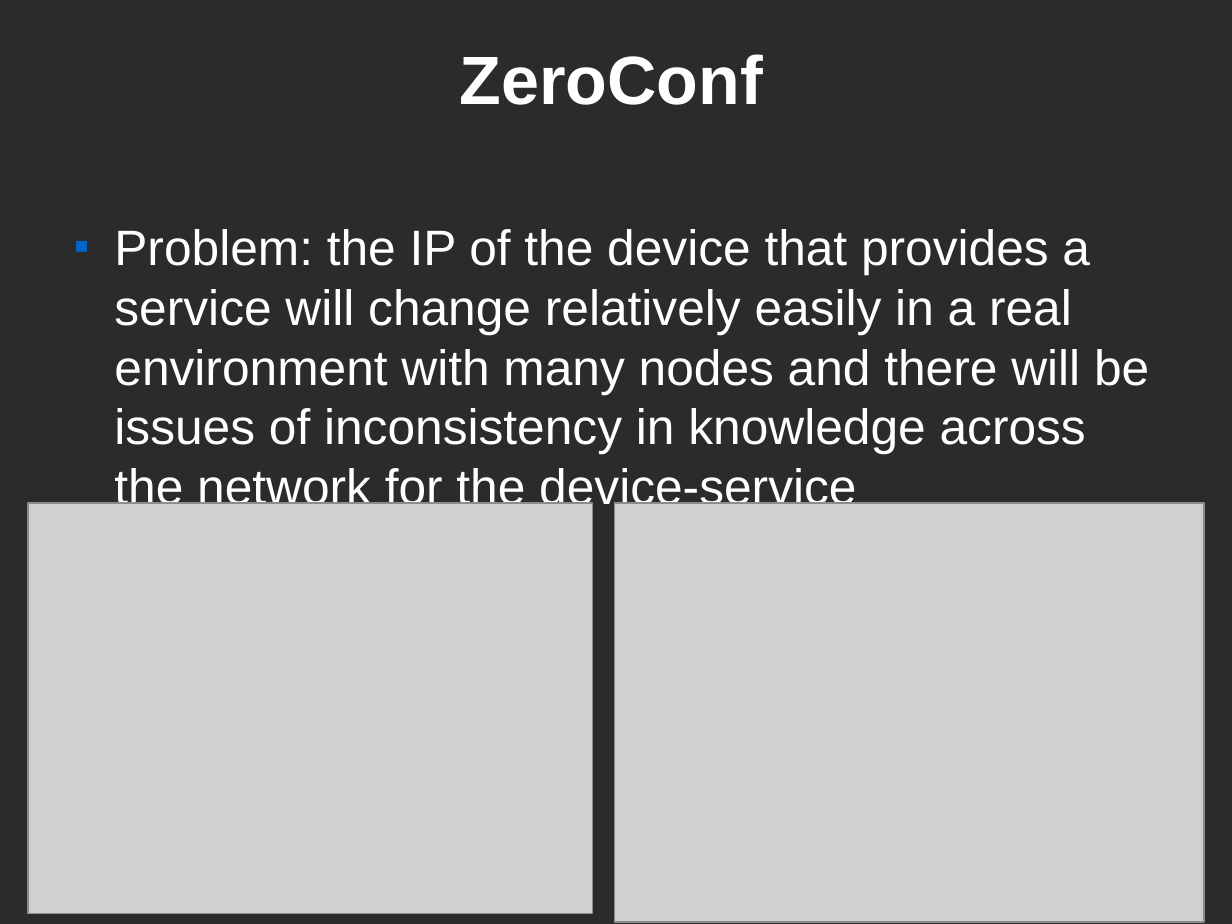
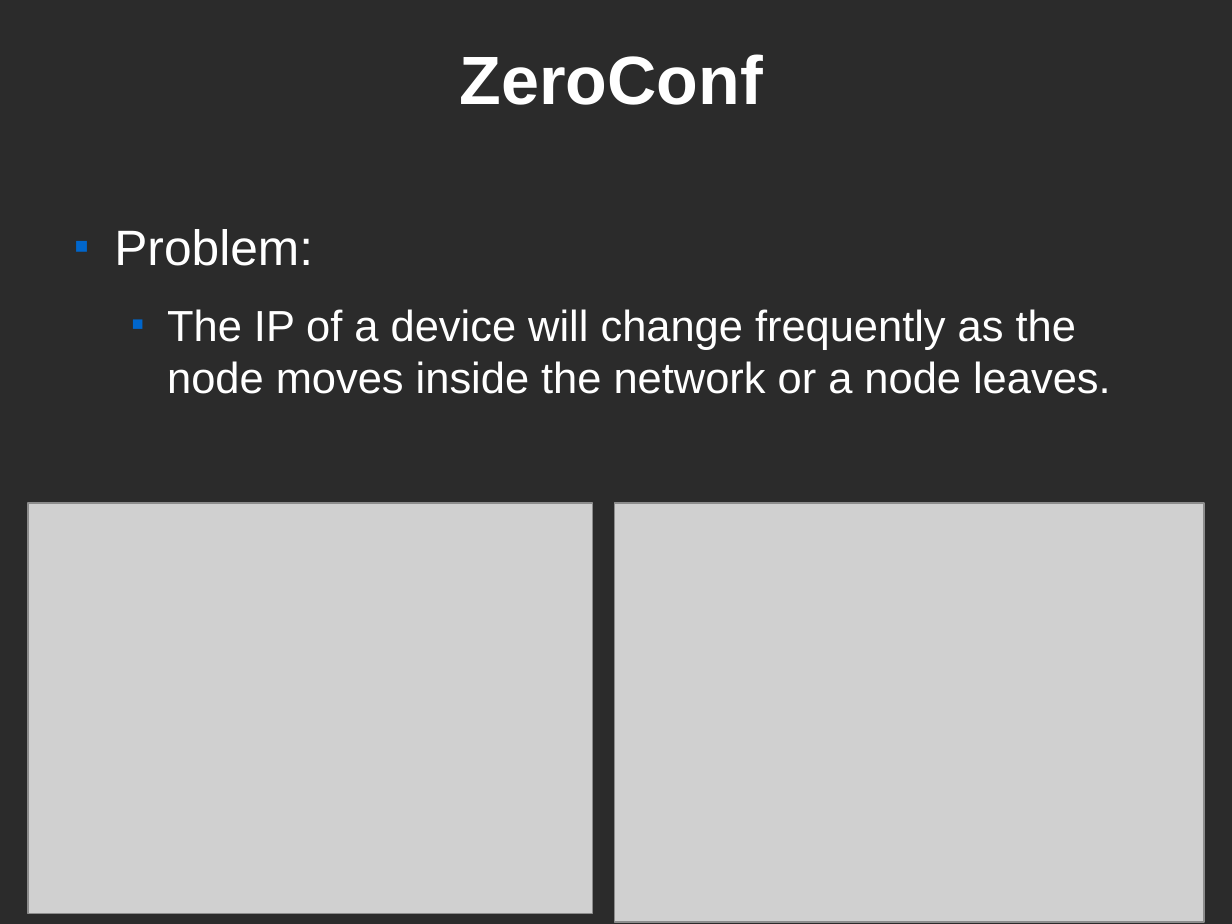
Before and after one commit to CEID-DS/cbox, a slide deck: slide 20 of doc/fosscomm/fosscomm_finalv1.odp. Drawn at 1232x924 pixels with LibreOffice and Linux fonts; fonts in the diff are those of the drawing; grey boxes stand for pictures; background and template pictures are left out; a plain dark background stands for a picture behind light text. Boxes give left, top, right and bottom in pixels: in the first picture for what was removed or moved away, otherwise in the second. Text is boxed around its words. In the diff, an @@ line names an element or a change of style, - is before the commit and + after.

Commit message:
updating ZeroConf part in final presentation

```diff
--- a/doc/fosscomm/fosscomm_finalv1.odp
+++ b/doc/fosscomm/fosscomm_finalv1.odp
@@ text at [114,229,1111,394]: text changed; size 32 to 28 pt @@
-■ Problem: the IP of the device that provides a service will change relatively easily in a real environment with many nodes and there will be issues of inconsistency in knowledge across the network for the device-service correspondence.
+■ Problem:
+  ■ The IP of a device will change frequently as the node moves inside the network or a node leaves.
```
Also in this commit, not shown: 9 other slides changed, 1 other file.
